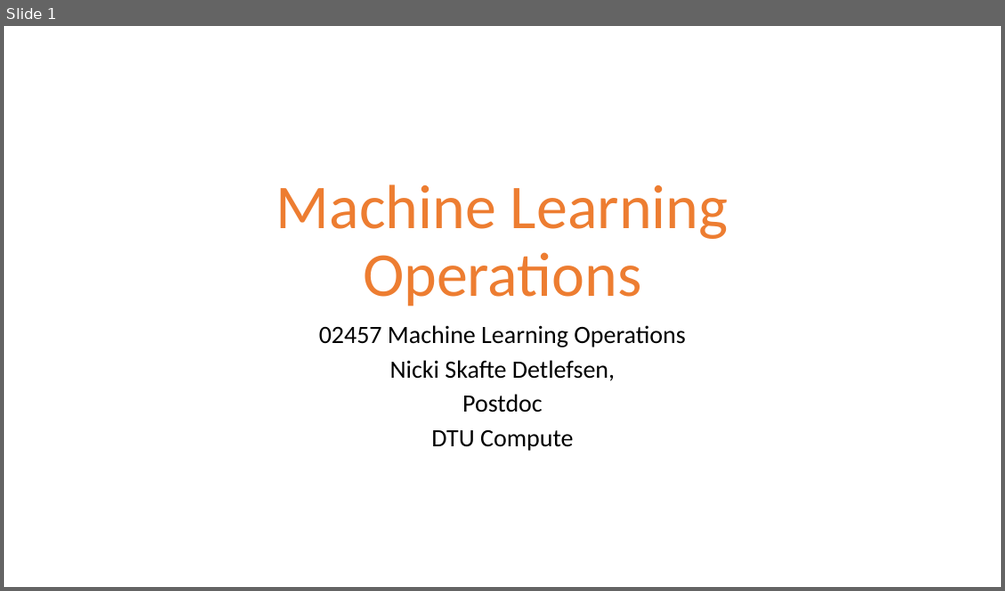
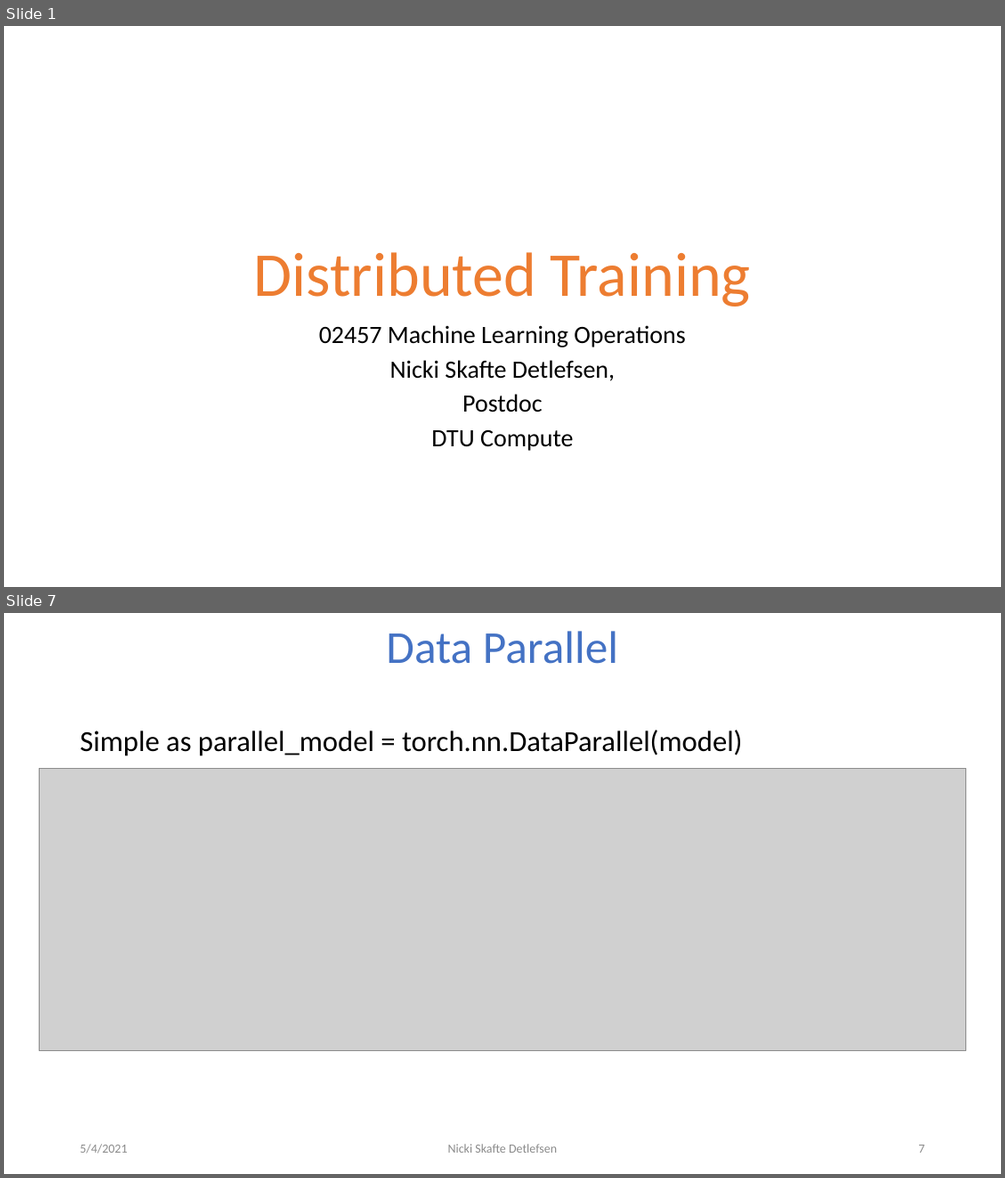
Before and after one commit to DeepEasterbunny/dtu_mlops, a slide deck: 7_distributed_training/DistributedTraining.pptx. Shown one above the other, each under a label of ours: slide 1 before the commit, slides 1 and 7 after it; the slides between them are not shown. The pictures are 1005x591 and 1005x1178 pixels, drawn with LibreOffice and Linux fonts; fonts in the diff are those of the drawing; grey boxes stand for pictures; background and template pictures are left out. Boxes give left, top, right and bottom in pixels: in the first picture for what was removed or moved away, otherwise in the second. Text is boxed around its words. In the diff, an @@ line names an element or a change of style, - is before the commit and + after.

```diff
--- a/7_distributed_training/DistributedTraining.pptx
+++ b/7_distributed_training/DistributedTraining.pptx
@@ slide 7 added at (4,613,1001,1174), background #FFFFFF @@
@@ title added at (386,631,618,664), 44 pt, text #4472C4 @@
+Data Parallel
@@ text added at (80,730,743,756), 28 pt, text #000000 @@
+Simple as parallel_model = torch.nn.DataParallel(model)
@@ picture added at (39,769,966,1051) @@
@@ text added at (80,1143,127,1153), 12 pt, text #8C8C8C @@
+5/4/2021
@@ text added at (448,1143,557,1152), 12 pt, text #8C8C8C @@
+Nicki Skafte Detlefsen
@@ page number added at (918,1144,924,1152), 12 pt, text #8C8C8C @@
+7
@@ slide 1 changed as well @@
@@ title at (254,252,751,306): text changed @@
-Machine Learning Operations
+Distributed Training
```
Also in this commit, not shown: 4 other slides changed, 4 other slides added, 3 slides removed, 4 other files.
